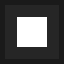
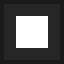
Revision of a layered (64, 64) image; what changed, layer by layer:
removed layer "Background" (1st of 2) over (4, 4, 60, 60)
removed layer "Background" (2nd of 2) over (4, 4, 60, 60)
added layer "Fill" above "Rectangle" over (16, 16, 48, 48)
added layer "Rectangle" over (4, 4, 60, 60)
